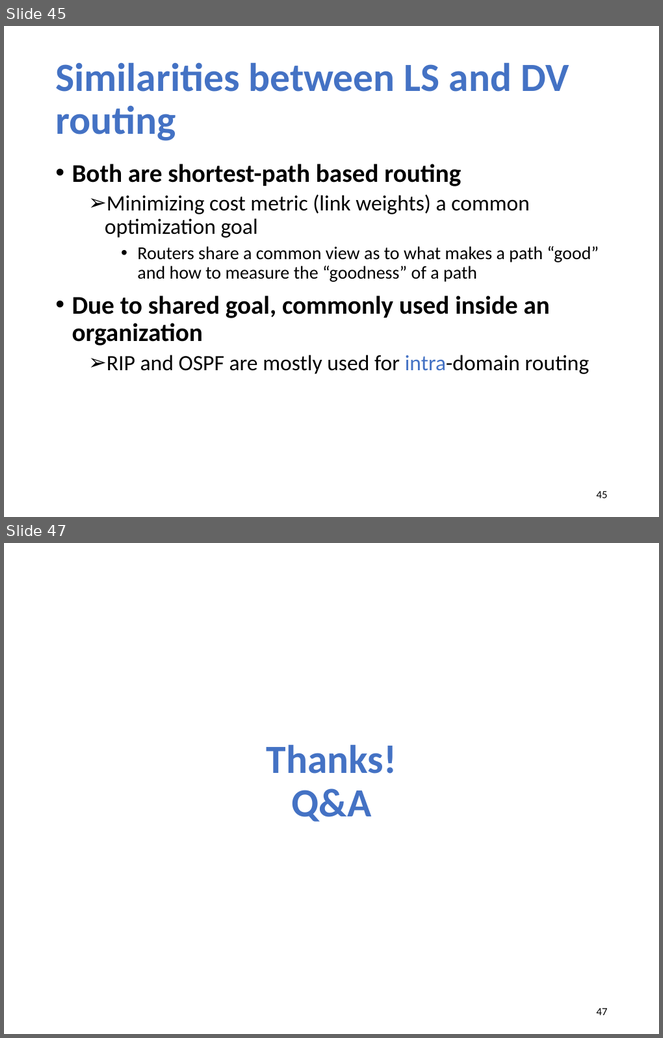
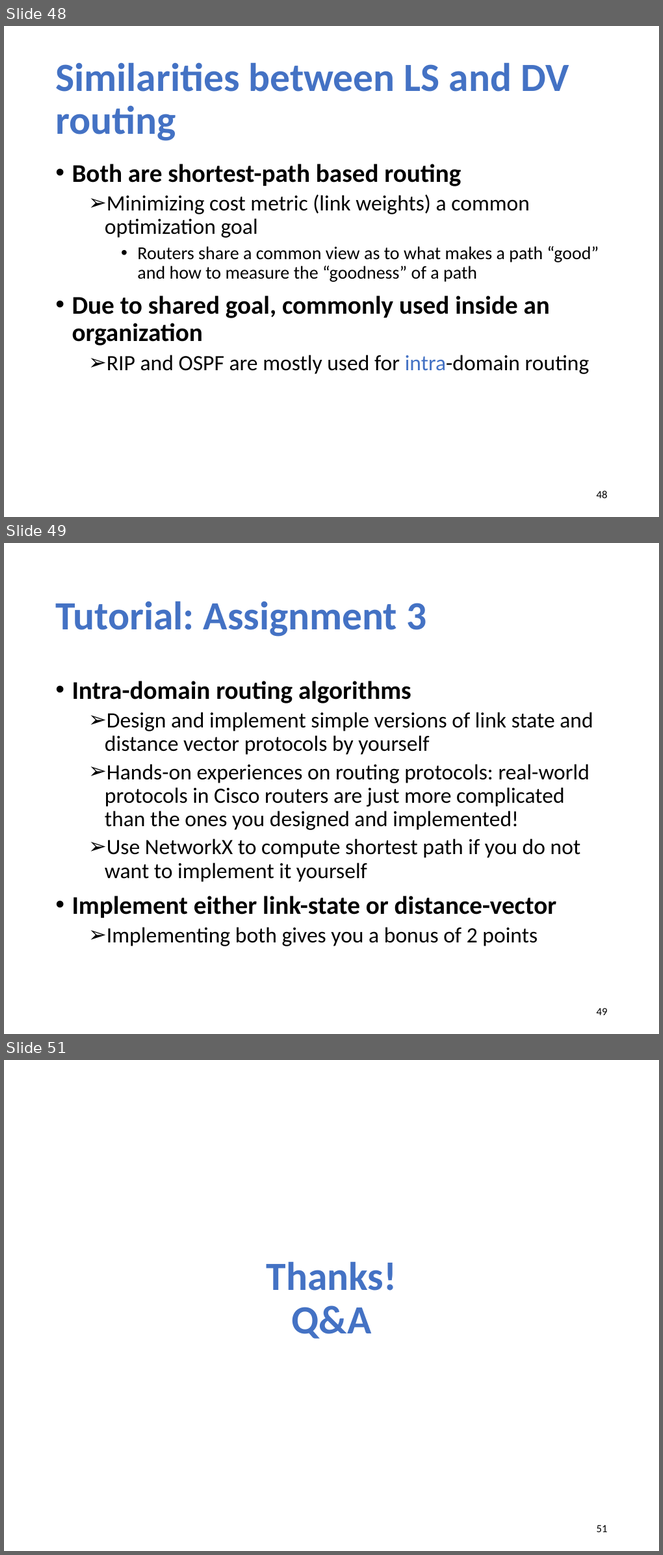
Before and after one commit to xinjin/course-net, a slide deck: slides/lec13_routing_algorithms.pptx. Shown one above the other, each under a label of ours: slides 45 and 47 before the commit, slides 48, 49 and 51 after it; the slides between them are not shown. The pictures are 663x1038 and 663x1555 pixels, drawn with LibreOffice and Linux fonts; fonts in the diff are those of the drawing. Boxes give left, top, right and bottom in pixels: in the first picture for what was removed or moved away, otherwise in the second. Text is boxed around its words. In the diff, an @@ line names an element or a change of style, - is before the commit and + after.

```diff
--- a/slides/lec13_routing_algorithms.pptx
+++ b/slides/lec13_routing_algorithms.pptx
@@ slide 49 added at bbox=[4, 543, 659, 1034], background #FFFFFF @@
@@ title added at bbox=[55, 601, 426, 637], 44 pt, text #4472C4, bold @@
+Tutorial: Assignment 3
@@ text added at bbox=[72, 681, 593, 947], 24 pt, text #000000 @@
+• Intra-domain routing algorithms
+  ➢ Design and implement simple versions of link state and distance vector protocols by yourself
+  ➢ Hands-on experiences on routing protocols: real-world protocols in Cisco routers are just more complicated than the ones you designed and implemented!
+  ➢ Use NetworkX to compute shortest path if you do not want to implement it yourself
+• Implement either link-state or distance-vector
+  ➢ Implementing both gives you a bonus of 2 points
@@ page number added at bbox=[597, 1008, 608, 1016], 12 pt, text #000000 @@
+49
@@ what was slide 45 is now slide 48 @@
@@ page number at bbox=[597, 491, 608, 499]: text changed @@
-45
+48
@@ what was slide 47 is now slide 51 @@
@@ page number at bbox=[597, 1525, 608, 1533]: text changed @@
-47
+51
```
Also in this commit, not shown: 4 slides changed, 3 other slides added.
